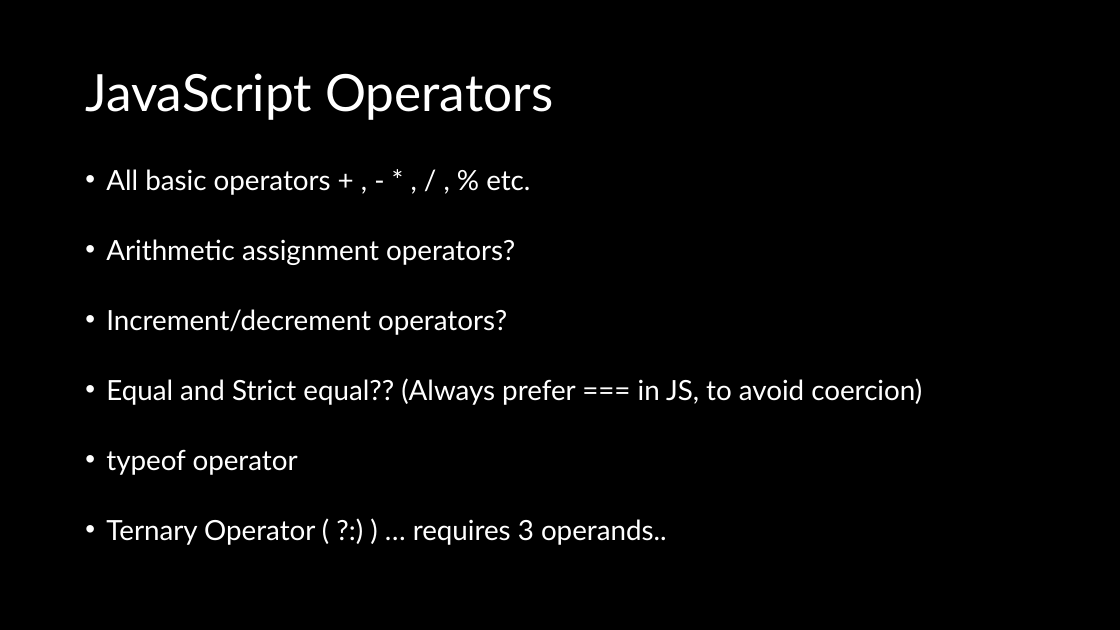
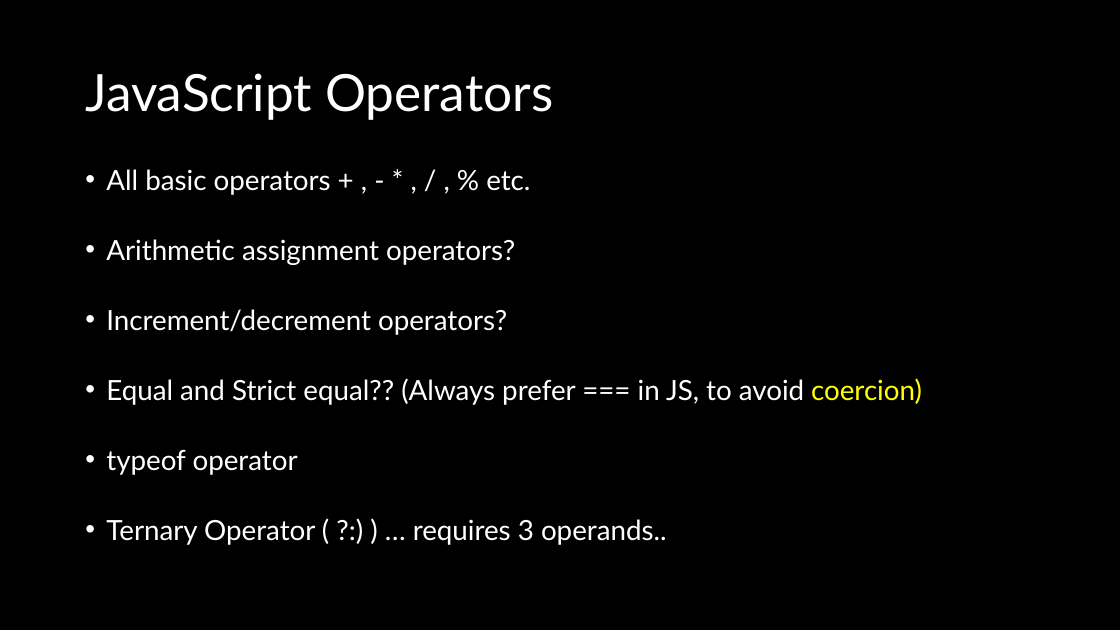
Before and after one commit to natiquekeyin/spring2025, a slide deck: slide 16 of JavaScript/Week1/Week 1.pptx. Drawn at 1120x630 pixels with LibreOffice and Linux fonts; fonts in the diff are those of the drawing. Boxes give left, top, right and bottom in pixels: in the first picture for what was removed or moved away, otherwise in the second. Text is boxed around its words. In the diff, an @@ line names an element or a change of style, - is before the commit and + after.

```diff
--- a/JavaScript/Week1/Week 1.pptx
+++ b/JavaScript/Week1/Week 1.pptx
@@ text at (x1=106, y1=378, x2=922, y2=405): text colour #FFFFFF to #FFFF00 in "coercion)" @@
```
Also in this commit, not shown: 3 other slides changed, 1 slide removed, 1 other file.
